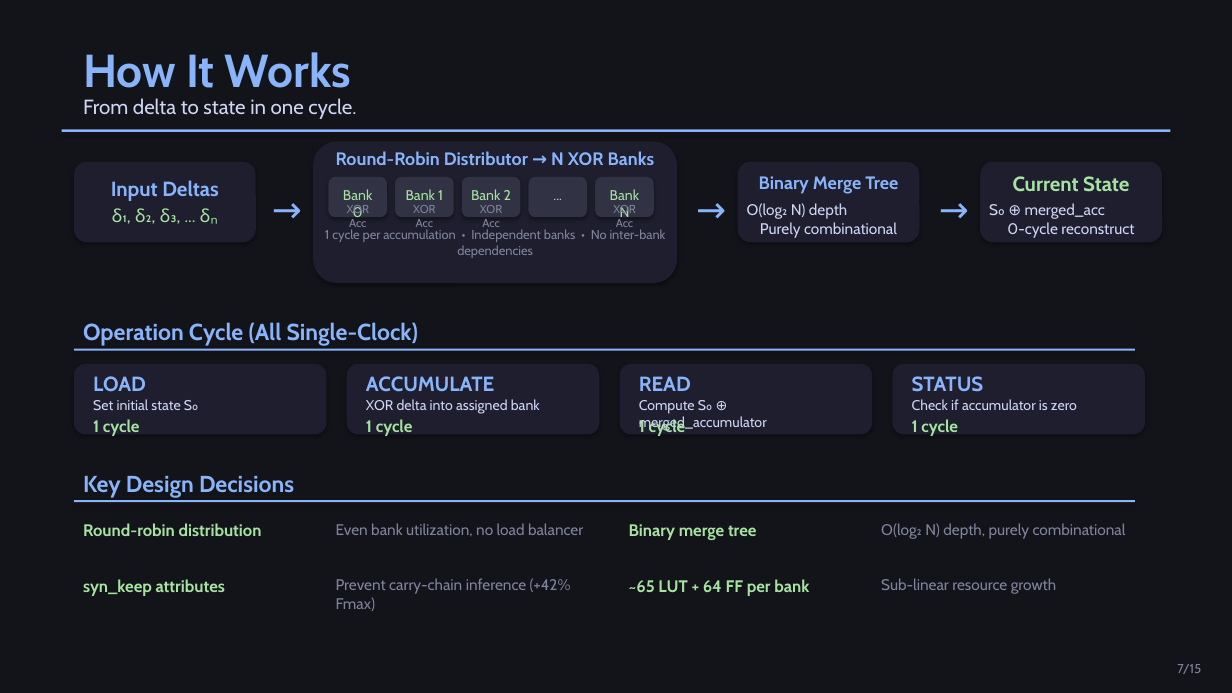
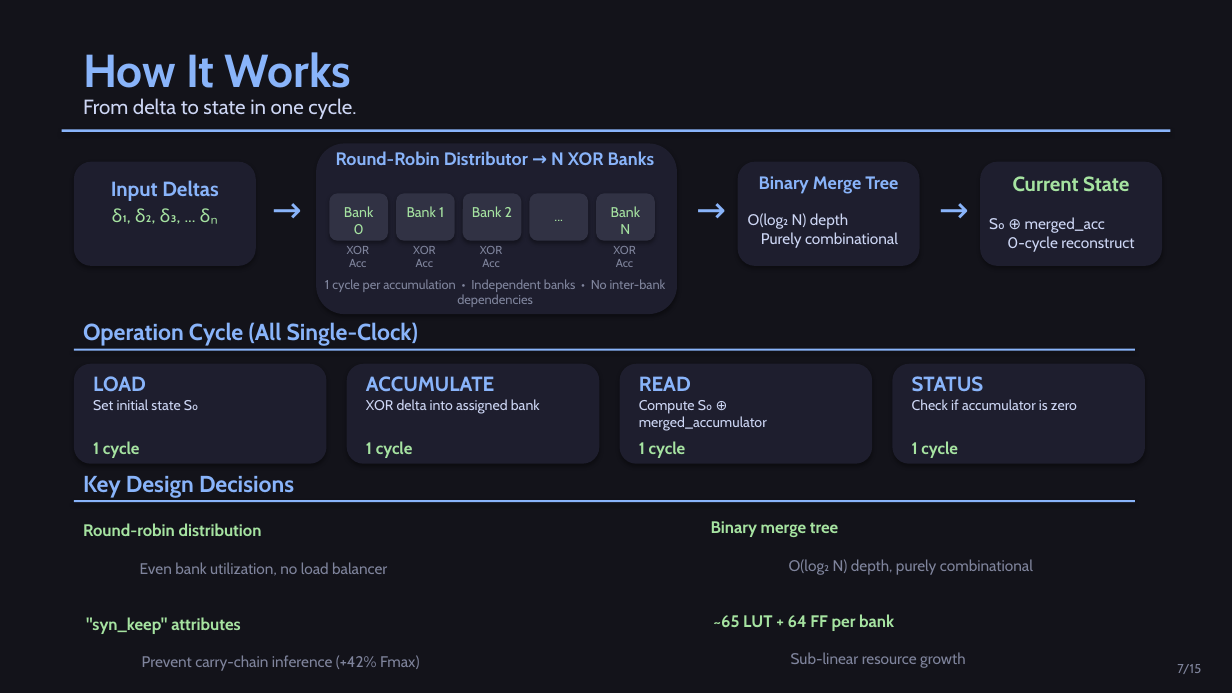
Before and after one commit to MatthewHRockwell/ATOMiK, a slide deck: slide 7 of business/pitch_deck/ATOMiK_Investor_Deck.pptx. Drawn at 1232x693 pixels with LibreOffice and Linux fonts; fonts in the diff are those of the drawing. Boxes give left, top, right and bottom in pixels: in the first picture for what was removed or moved away, otherwise in the second. Text is boxed around its words. In the diff, an @@ line names an element or a change of style, - is before the commit and + after.

```diff
--- a/business/pitch_deck/ATOMiK_Investor_Deck.pptx
+++ b/business/pitch_deck/ATOMiK_Investor_Deck.pptx
@@ rounded rectangle: place and size @@
-rounded rectangle at [313, 141, 677, 283]
+rounded rectangle at [316, 143, 677, 314]
@@ rounded rectangle: place and size @@
-rounded rectangle at [74, 162, 256, 242]
+rounded rectangle at [74, 162, 256, 266]
@@ rounded rectangle: place and size @@
-rounded rectangle at [738, 162, 920, 242]
+rounded rectangle at [738, 162, 920, 266]
@@ rounded rectangle: place and size @@
-rounded rectangle at [981, 162, 1163, 242]
+rounded rectangle at [981, 162, 1163, 266]
@@ rounded rectangle: place and size @@
-rounded rectangle at [328, 177, 386, 217]
+rounded rectangle at [329, 193, 387, 240]
@@ rounded rectangle: place and size @@
-rounded rectangle at [396, 177, 454, 217]
+rounded rectangle at [396, 193, 455, 240]
@@ rounded rectangle: place and size @@
-rounded rectangle at [462, 177, 520, 217]
+rounded rectangle at [463, 193, 521, 240]
@@ 5 texts: place and size @@
-5 texts at [93, 182, 958, 436]
+5 texts at [93, 202, 958, 458]
@@ rounded rectangle: place and size @@
-rounded rectangle at [529, 177, 587, 217]
+rounded rectangle at [530, 193, 588, 240]
@@ 5 texts: place and size @@
-5 texts at [343, 189, 1134, 238]
+5 texts at [344, 206, 1134, 252]
@@ rounded rectangle: place and size @@
-rounded rectangle at [595, 177, 653, 217]
+rounded rectangle at [596, 193, 654, 240]
@@ text "O(log₂ N) depth Purely combinational": place and size @@
-text "O(log₂ N) depth Purely combinational" at [747, 203, 897, 238]
+text "O(log₂ N) depth Purely combinational" at [748, 213, 898, 248]
@@ 4 texts: place and size @@
-4 texts at [347, 205, 635, 230]
+4 texts at [347, 246, 635, 267]
@@ text "1 cycle per accumulation • ...": place and size @@
-text "1 cycle per accumulation • ..." at [325, 229, 666, 258]
+text "1 cycle per accumulation • ..." at [325, 279, 666, 307]
@@ rounded rectangle: place and size @@
-rounded rectangle at [74, 364, 326, 435]
+rounded rectangle at [74, 364, 326, 464]
@@ rounded rectangle: place and size @@
-rounded rectangle at [347, 364, 599, 435]
+rounded rectangle at [347, 364, 599, 464]
@@ rounded rectangle: place and size @@
-rounded rectangle at [620, 364, 872, 435]
+rounded rectangle at [620, 364, 872, 464]
@@ rounded rectangle: place and size @@
-rounded rectangle at [893, 364, 1145, 435]
+rounded rectangle at [893, 364, 1145, 464]
@@ text "Binary merge tree": place and size @@
-text "Binary merge tree" at [629, 524, 756, 540]
+text "Binary merge tree" at [711, 521, 838, 537]
@@ text "Even bank utilization, no load ...": place and size @@
-text "Even bank utilization, no load ..." at [336, 523, 583, 537]
+text "Even bank utilization, no load ..." at [140, 562, 387, 575]
@@ text "O(log₂ N) depth, purely combinational": place and size @@
-text "O(log₂ N) depth, purely combinational" at [881, 523, 1126, 539]
+text "O(log₂ N) depth, purely combinational" at [789, 559, 1033, 575]
@@ text at [86, 617, 240, 634]: text changed @@
-syn_keep attributes
+"syn_keep" attributes
@@ text "~65 LUT + 64 FF ...": place and size @@
-text "~65 LUT + 64 FF ..." at [629, 579, 809, 596]
+text "~65 LUT + 64 FF ..." at [713, 614, 894, 631]
@@ text "Prevent carry-chain inference (+42% Fmax)" rewrapped from [336, 578, 571, 611] to [142, 655, 420, 671] @@
@@ text "Sub-linear resource growth": place and size @@
-text "Sub-linear resource growth" at [881, 578, 1056, 594]
+text "Sub-linear resource growth" at [791, 652, 965, 668]
```
Also in this commit, not shown: 14 other slides changed, 35 other files.
